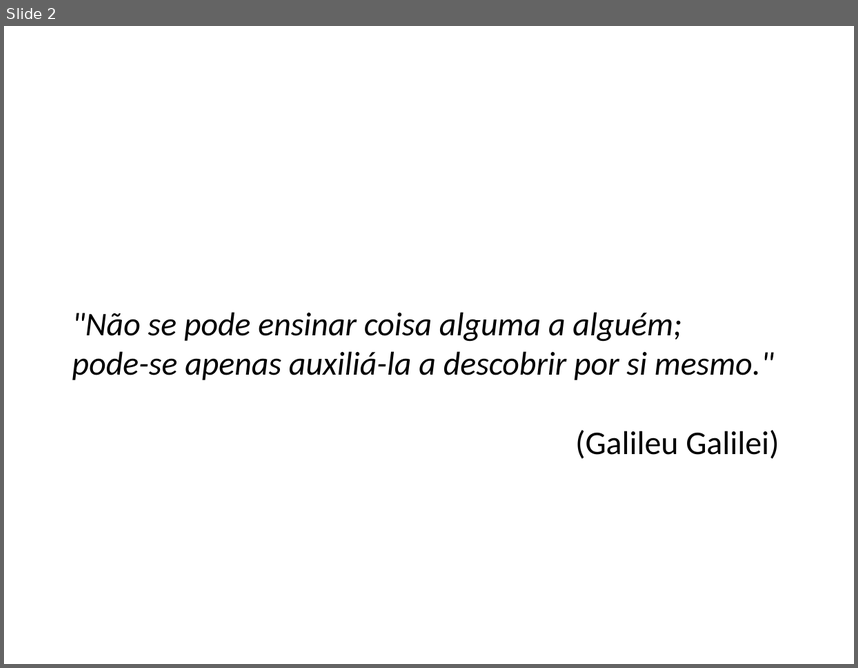
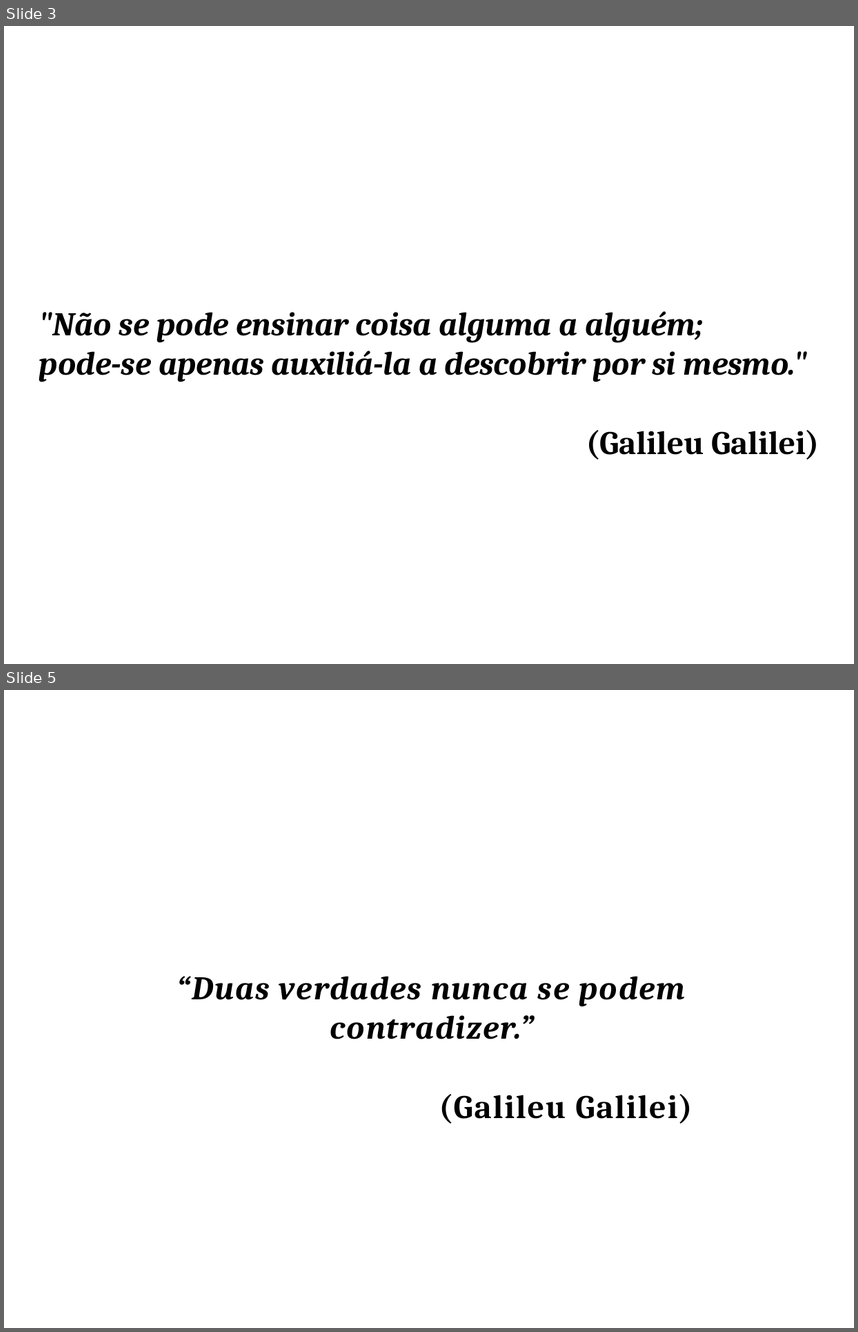
Before and after one commit to mptrv/pagina-pessoal, a slide deck: apresentacoes/frases.pptx. Shown one above the other, each under a label of ours: slide 2 before the commit, slides 3 and 5 after it; the slides between them are not shown. The pictures are 858x668 and 858x1332 pixels, drawn with LibreOffice and Linux fonts; fonts in the diff are those of the drawing. Boxes give left, top, right and bottom in pixels: in the first picture for what was removed or moved away, otherwise in the second. Text is boxed around its words. In the diff, an @@ line names an element or a change of style, - is before the commit and + after.

```diff
--- a/apresentacoes/frases.pptx
+++ b/apresentacoes/frases.pptx
@@ slide 5 added at bbox=[4, 690, 854, 1328], background #FFFFFF @@
@@ text added at bbox=[177, 976, 692, 1123], 28 pt, text #000000, bold, italic @@
+“Duas verdades nunca se podem contradizer.”
+(Galileu Galilei)
@@ what was slide 2 is now slide 3 @@
@@ slide 3 changed as well @@
@@ text ""Não se pode ensinar coisa ...": place and size @@
-text ""Não se pode ensinar coisa ..." at bbox=[72, 312, 779, 459]
+text ""Não se pode ensinar coisa ..." at bbox=[39, 311, 820, 459]
@@ text ""Não se pode ensinar coisa ..." at bbox=[39, 311, 820, 459]: font Calibri to Cambria, bold on @@
```
Also in this commit, not shown: 1 other slide changed, 5 other slides added.
